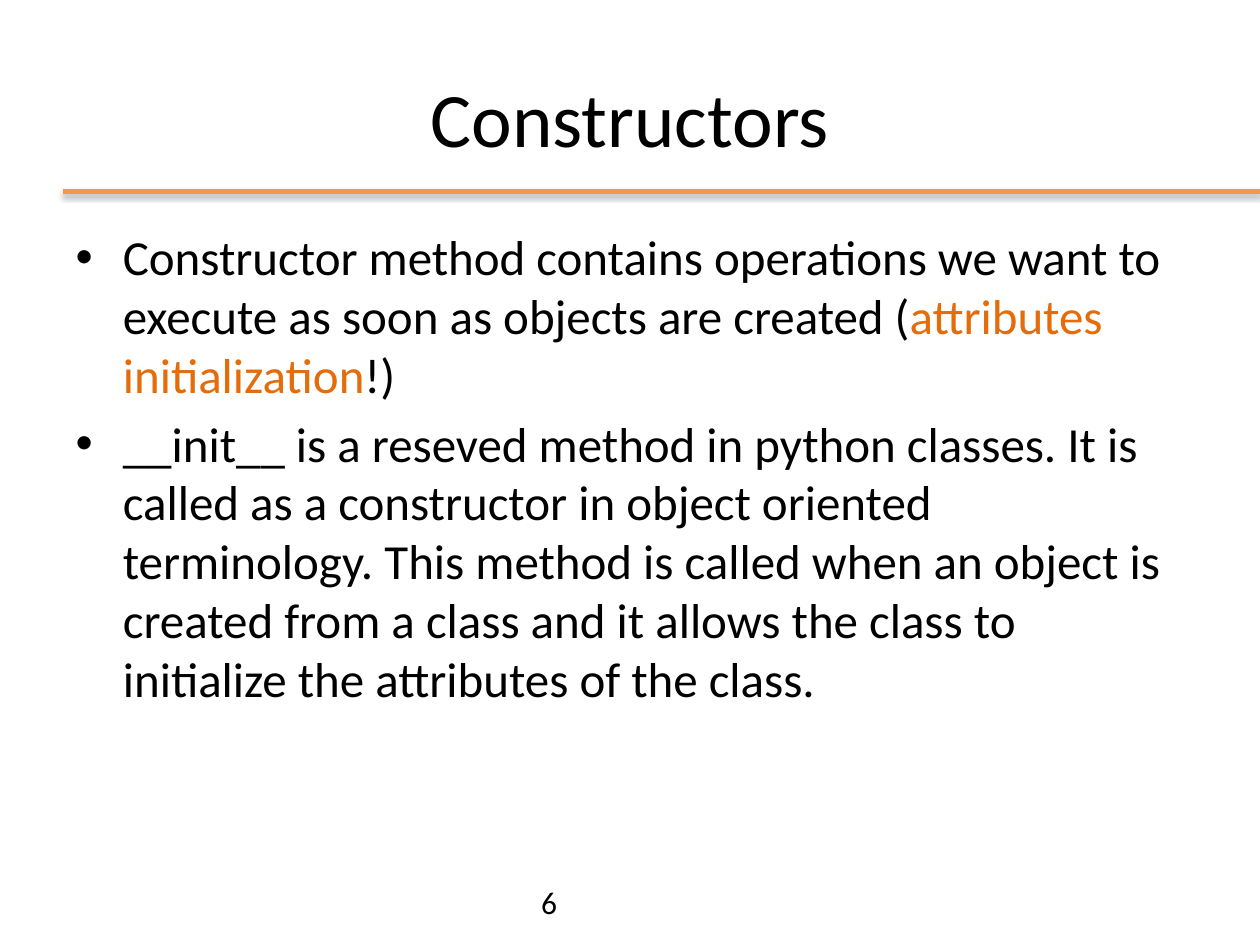
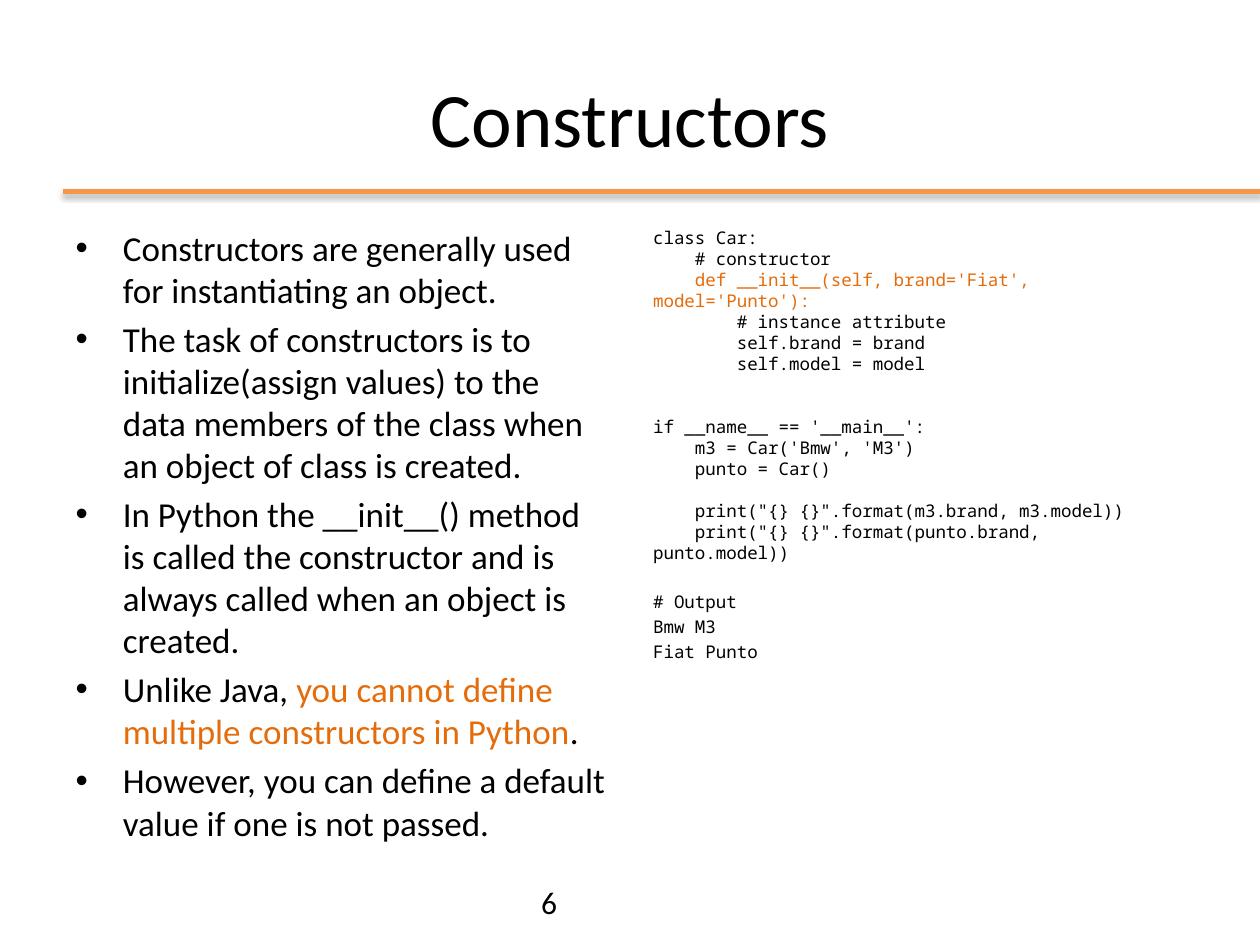
Before and after one commit to nbicocchi/ooprogramming, a slide deck: slide 6 of slides/python/ppt/03 - Python Object Oriented.pptx. Drawn at 1260x945 pixels with LibreOffice and Linux fonts; fonts in the diff are those of the drawing. Boxes give left, top, right and bottom in pixels: in the first picture for what was removed or moved away, otherwise in the second. Text is boxed around its words. In the diff, an @@ line names an element or a change of style, - is before the commit and + after.

```diff
--- a/slides/python/ppt/03 - Python Object Oriented.pptx
+++ b/slides/python/ppt/03 - Python Object Oriented.pptx
@@ text at <box>123,236,604,842</box>: text changed; size 28 to 20 pt @@
-• Constructor method contains operations we want to execute as soon as objects are created (attributes initialization!)
-• __init__ is a reseved method in python classes. It is called as a constructor in object oriented terminology. This method is called when an object is created from a class and it allows the class to initialize the attributes of the class.
+• Constructors are generally used for instantiating an object.
+• The task of constructors is to initialize(assign values) to the data members of the class when an object of class is created.
+• In Python the __init__() method is called the constructor and is always called when an object is created.
+• Unlike Java, you cannot define multiple constructors in Python.
+• However, you can define a default value if one is not passed.
@@ text added at <box>653,230,1124,659</box>, 10 pt, text #000000 @@
+class Car:
+# constructor
+def __init__(self, brand='Fiat', model='Punto'):
+# instance attribute
+self.brand = brand
+self.model = model
+if __name__ == '__main__':
+m3 = Car('Bmw', 'M3')
+punto = Car()
+print("{} {}".format(m3.brand, m3.model))
+print("{} {}".format(punto.brand, punto.model))
+# Output
+Bmw M3
+Fiat Punto
```
Also in this commit, not shown: 4 other slides changed, 12 slides added, 1 other file.
